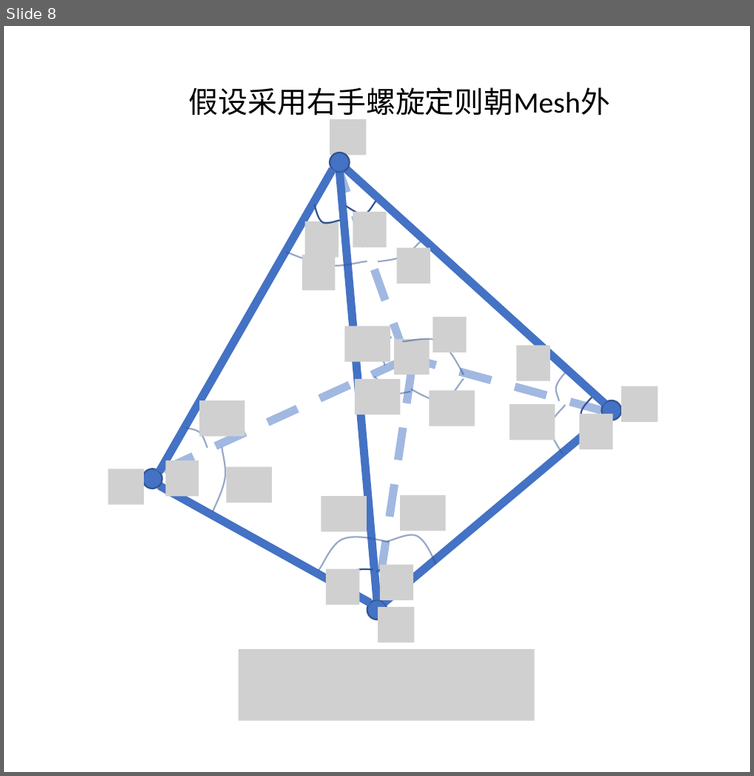
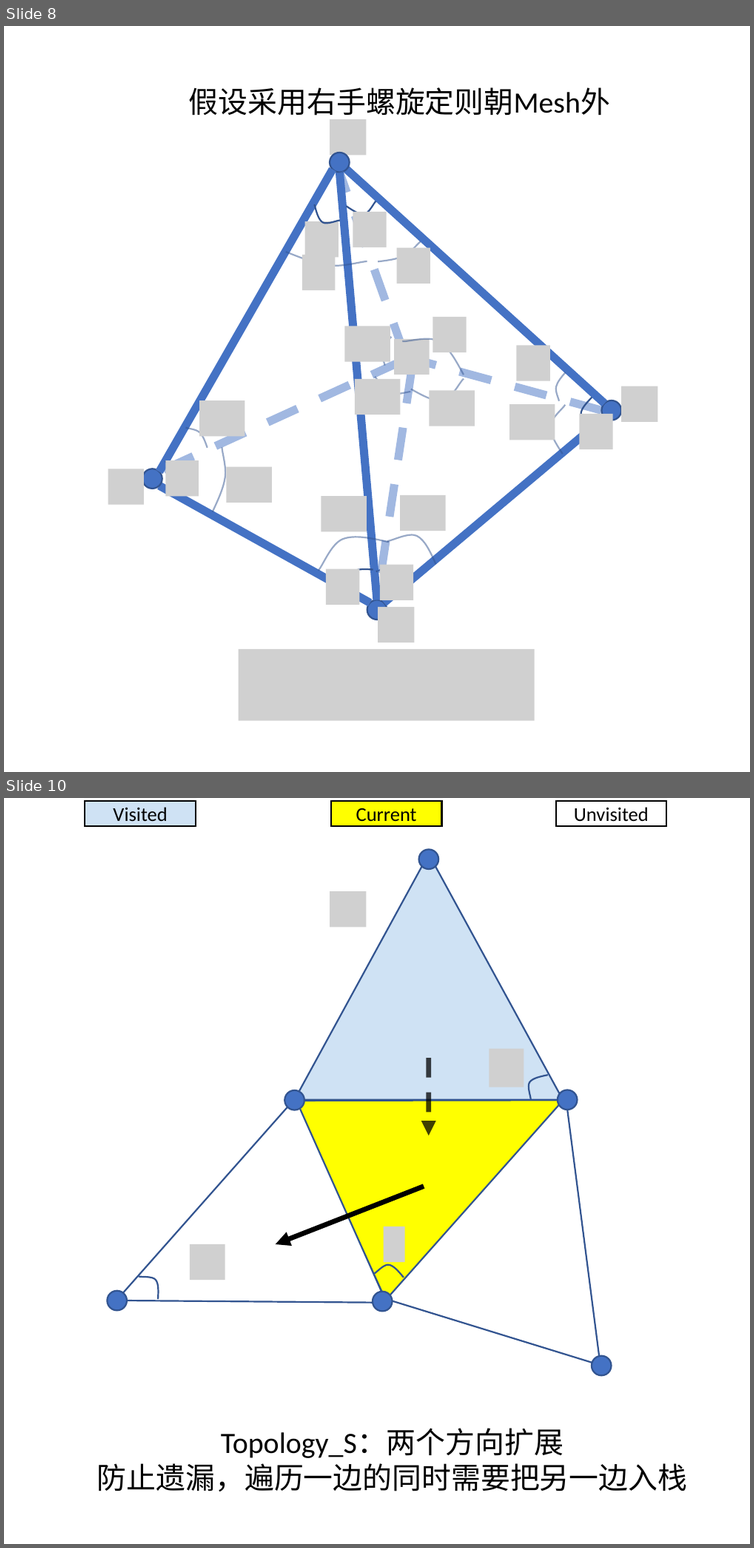
Before and after one commit to BigBang019/Reading, a slide deck: draco/operator.pptx. Shown one above the other, each under a label of ours: slide 8 before the commit, slides 8 and 10 after it; the slides between them are not shown. The pictures are 754x776 and 754x1548 pixels, drawn with LibreOffice and Linux fonts; fonts in the diff are those of the drawing; grey boxes stand for pictures. Boxes give left, top, right and bottom in pixels: in the first picture for what was removed or moved away, otherwise in the second. Text is boxed around its words. In the diff, an @@ line names an element or a change of style, - is before the commit and + after.

```diff
--- a/draco/operator.pptx
+++ b/draco/operator.pptx
@@ slide 10 added at [4,798,750,1544], background #FFFFFF @@
@@ rectangle added at [85,802,196,826], fill #CFE2F4, outline #000000 1 pt, 12 pt, text #000000 @@
+Visited
@@ rectangle added at [331,802,442,826], fill #FFFF00, outline #000000 1 pt, 12 pt, text #000000 @@
+Current
@@ rectangle added at [555,802,666,826], fill #FFFFFF, outline #000000 1 pt, 12 pt, text #000000 @@
+Unvisited
@@ triangle added at [294,854,562,1099], fill #CFE2F4, outline #325491 1 pt @@
@@ ellipse added at [418,850,438,870], fill #4472C4, outline #325491 1 pt @@
@@ picture added at [330,891,367,927] @@
@@ triangle added at [294,998,611,1304], fill #FFFF00, outline #325491 1 pt @@
@@ arrow added from (429, 1058) to (429, 1135), #000000 3 pt dashed @@
@@ picture added at [489,1048,524,1087] @@
@@ triangle added at [386,1064,672,1365], fill #FFFFFF, outline #325491 1 pt @@
@@ freeform shape added at [522,1069,547,1099], outline #325491 1 pt @@
@@ triangle added at [71,1098,386,1403], fill #FFFFFF, outline #325491 1 pt @@
@@ ellipse added at [285,1091,305,1111], fill #4472C4, outline #325491 1 pt @@
@@ ellipse added at [558,1090,578,1110], fill #4472C4, outline #325491 1 pt @@
@@ arrow added from (424, 1186) to (276, 1244), #000000 3 pt @@
@@ picture added at [383,1226,404,1262] @@
@@ picture added at [189,1244,225,1280] @@
@@ freeform shape added at [374,1263,404,1277], outline #325491 1 pt @@
@@ freeform shape added at [139,1269,166,1298], outline #325491 1 pt @@
@@ ellipse added at [107,1290,127,1310], fill #4472C4, outline #325491 1 pt @@
@@ ellipse added at [373,1292,392,1312], fill #4472C4, outline #325491 1 pt @@
@@ ellipse added at [592,1356,612,1377], fill #4472C4, outline #325491 1 pt @@
@@ text added at [97,1428,688,1491], 18 pt, text #000000 @@
+Topology_S：两个方向扩展
+防止遗漏，遍历一边的同时需要把另一边入栈
```
Also in this commit, not shown: 9 other slides added, 3 other files.
